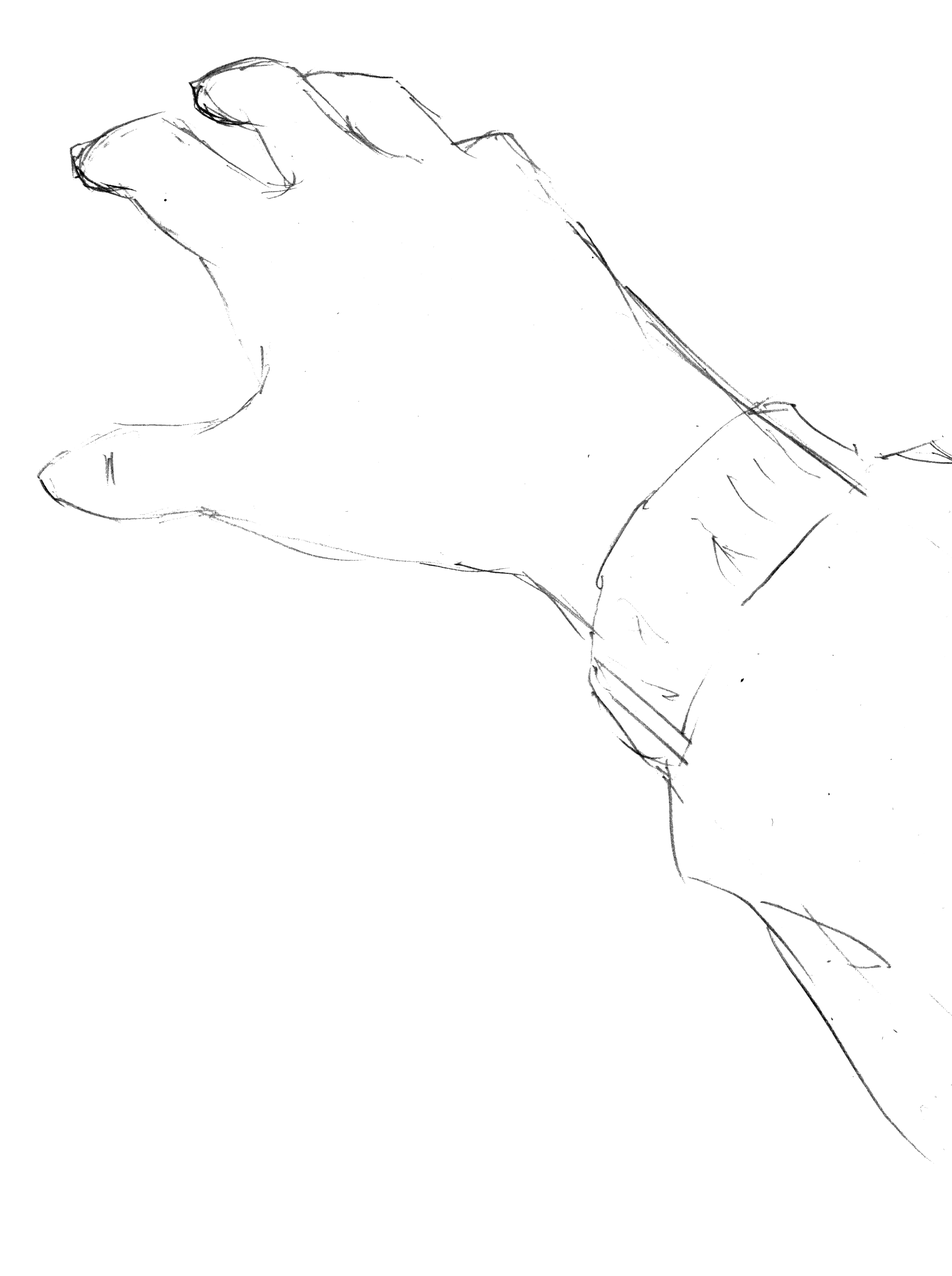
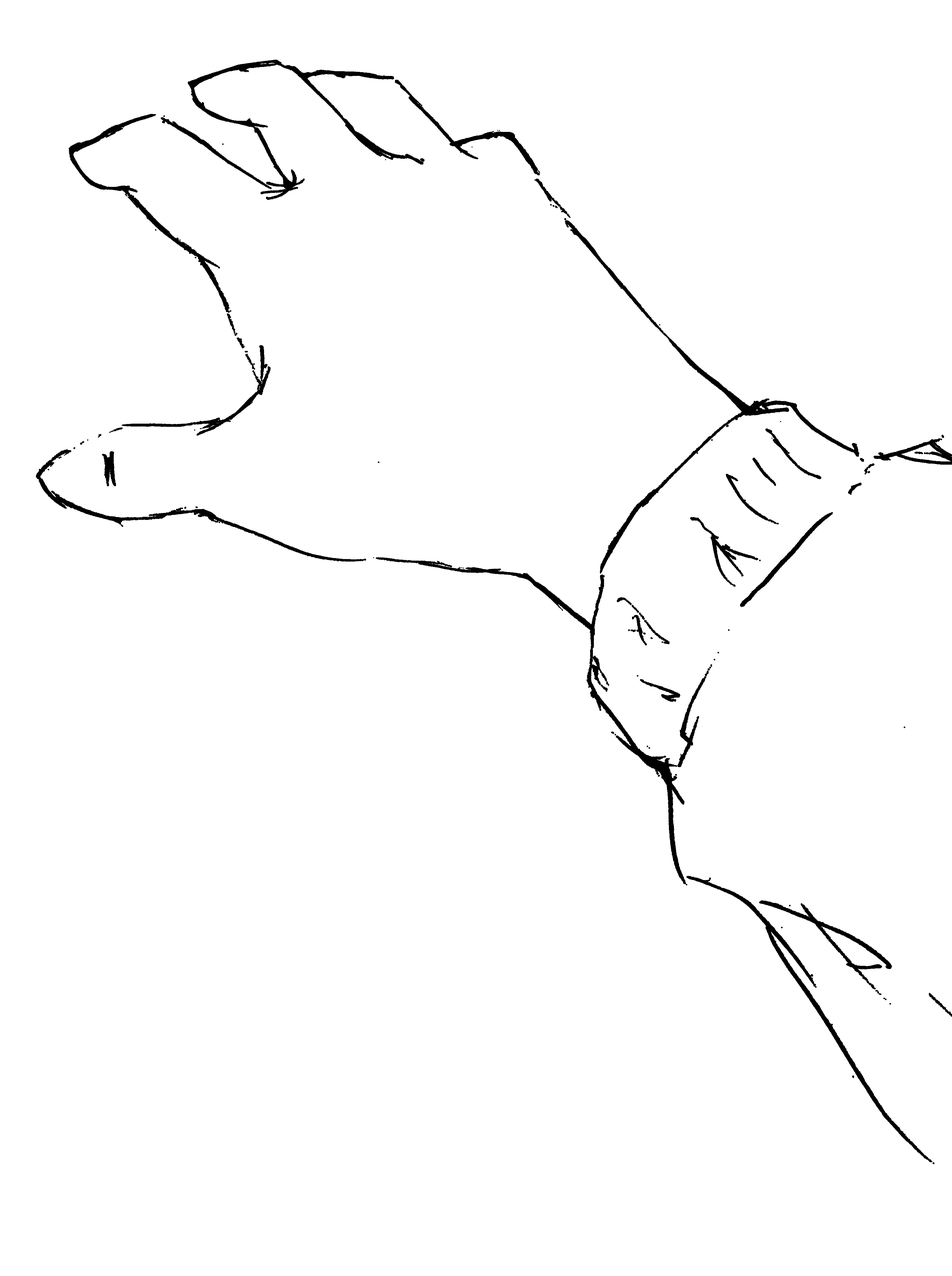
Layer changes from the first 952 × 1276 image to the second:
added layer "レイヤー 2" above "レイヤー 0" over [36, 60, 952, 1164]
hid "レイヤー 0", painted on it over [36, 56, 952, 1164]
